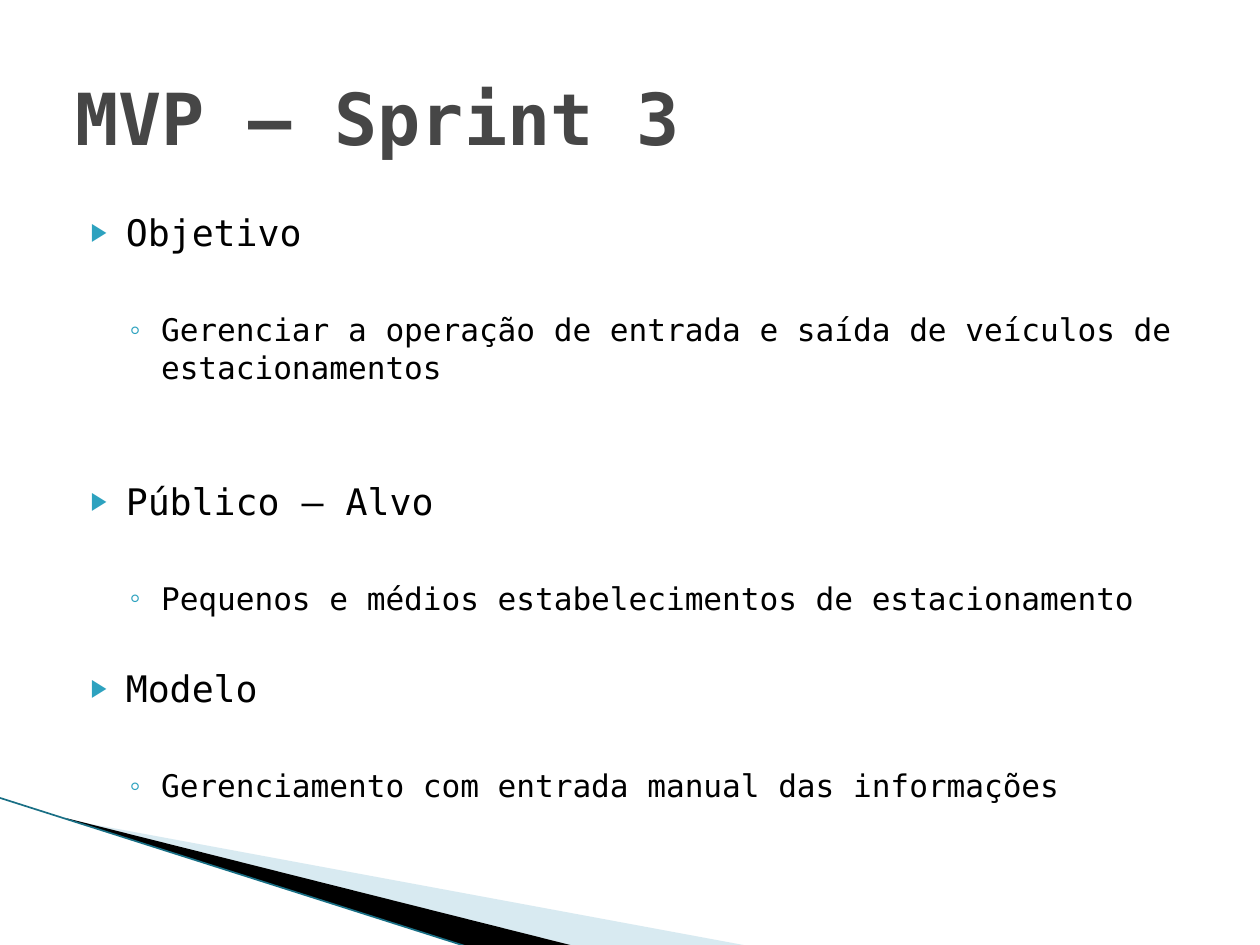
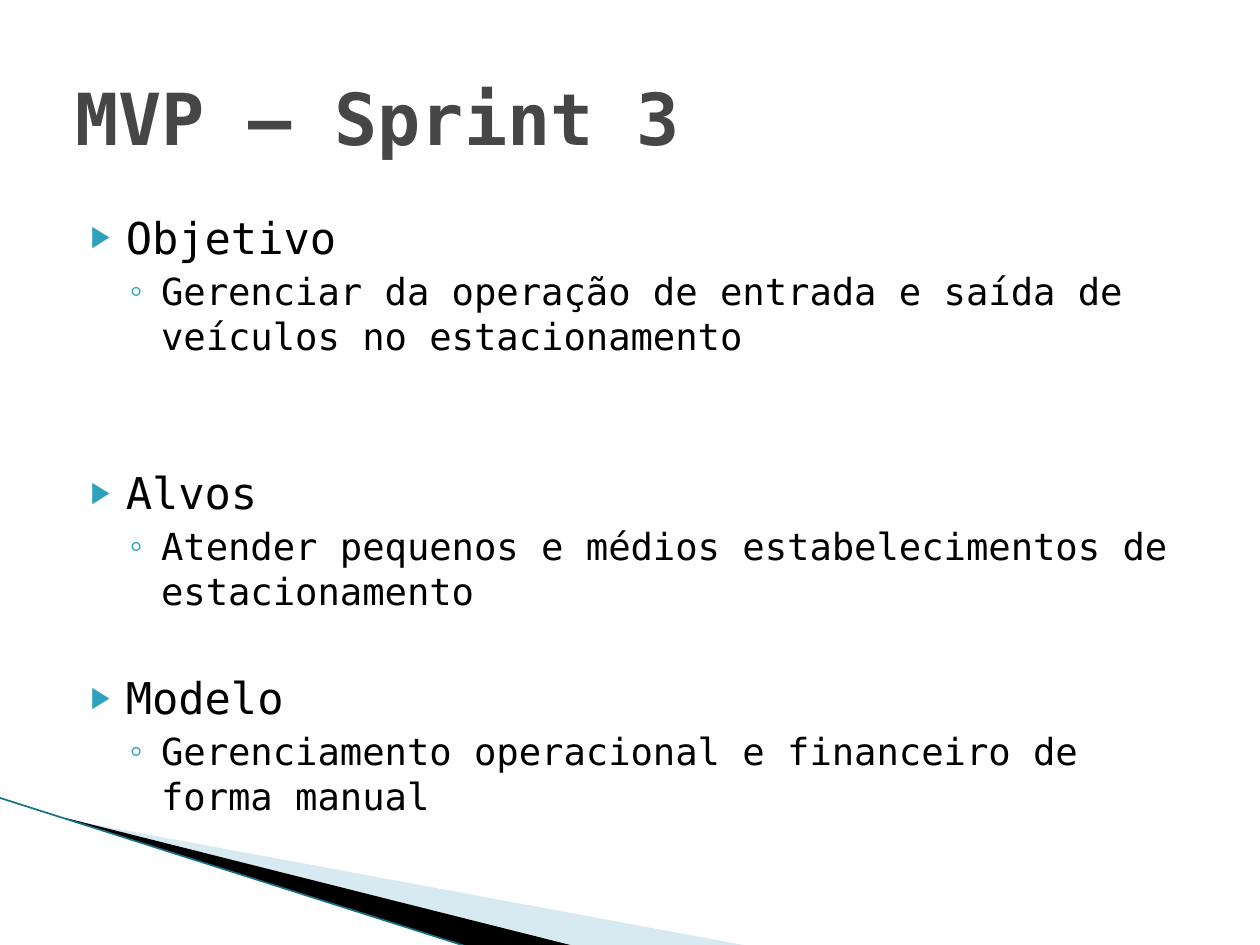
Before and after one commit to Etyonamine/puc-rio-mvp-sprint-3-componente-A, a slide deck: slide 2 of MVP_Sprint_3_Apresentacao_Inicial.ppsx. Drawn at 1260x945 pixels with LibreOffice and Linux fonts; fonts in the diff are those of the drawing; background and template pictures are left out. Boxes give left, top, right and bottom in pixels: in the first picture for what was removed or moved away, otherwise in the second. Text is boxed around its words. In the diff, an @@ line names an element or a change of style, - is before the commit and + after.

```diff
--- a/MVP_Sprint_3_Apresentacao_Inicial.ppsx
+++ b/MVP_Sprint_3_Apresentacao_Inicial.ppsx
@@ text at [126,220,336,715]: size 20.9 to 25 pt in "Objetivo", "Modelo" @@
@@ text at [126,275,1168,606]: text changed; size 17.8 to 21.3 pt @@
-  ◦ Gerenciar a operação de entrada e saída de veículos de estacionamentos
-▶ Público – Alvo
-  ◦ Pequenos e médios estabelecimentos de estacionamento
+  ◦ Gerenciar da operação de entrada e saída de veículos no estacionamento
+▶ Alvos
+  ◦ Atender pequenos e médios estabelecimentos de estacionamento
@@ text at [161,736,1078,811]: text changed; size 17.8 to 21.3 pt @@
-  ◦ Gerenciamento com entrada manual das informações
+  ◦ Gerenciamento operacional e financeiro de forma manual
```
Also in this commit, not shown: 2 slides added, 1 other file.
